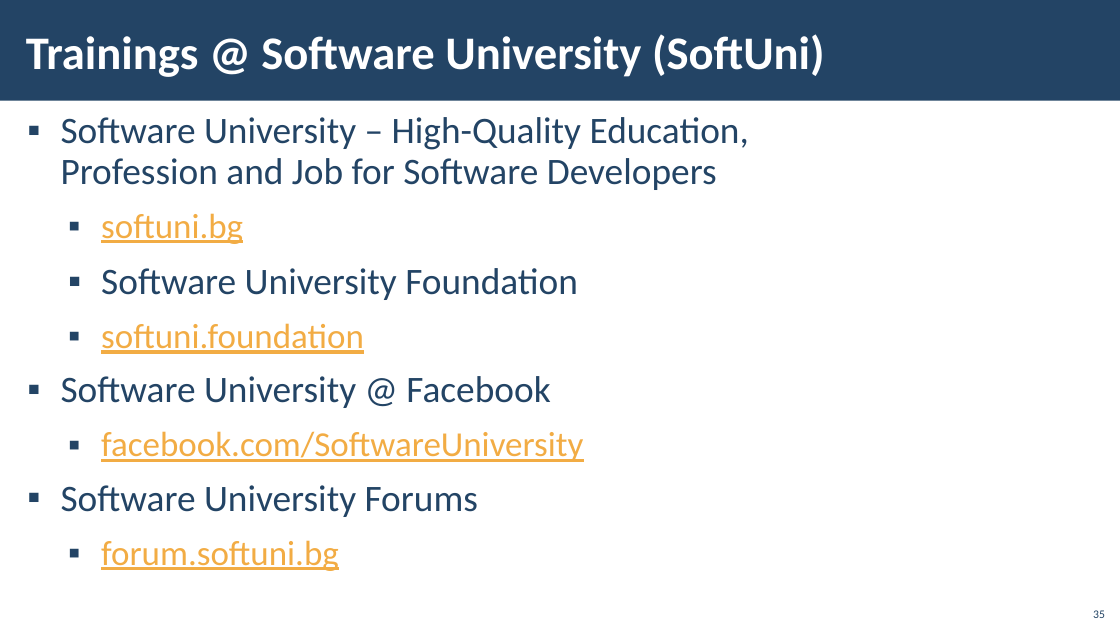
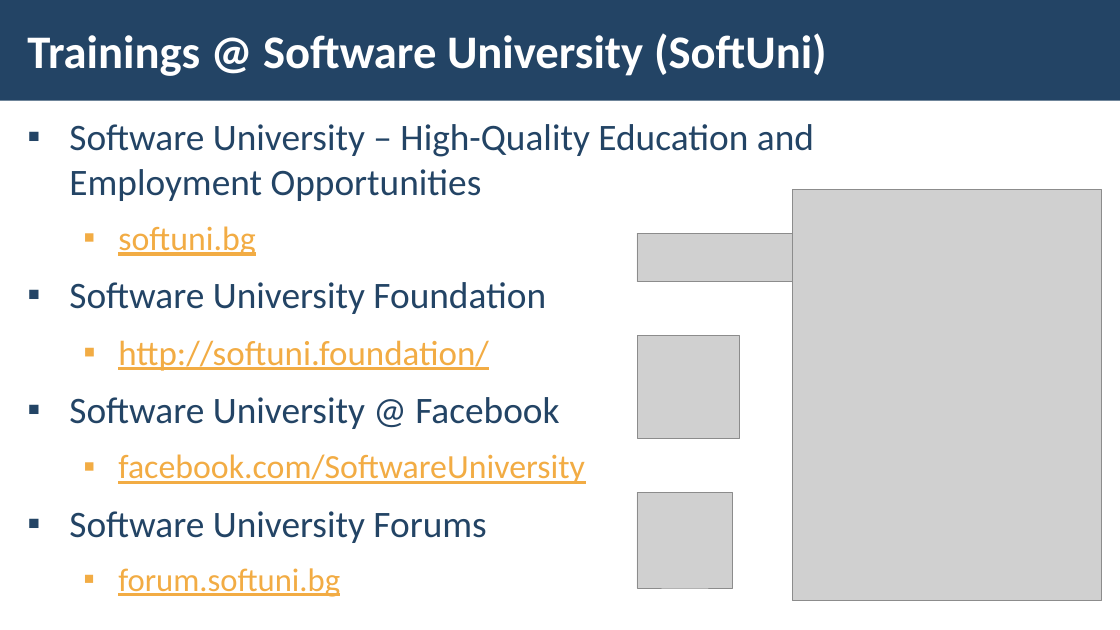
Before and after one commit to IvanVarbanov/SoftUni, a slide deck: slide 38 of JavaScript/05.JavaScript-Back-End/05.ExpressJS-and-Templating/03. ExpressJS-and-Templating.pptx (slide 35 before the commit). Drawn at 1120x630 pixels with LibreOffice and Linux fonts; fonts in the diff are those of the drawing; grey boxes stand for pictures; background and template pictures are left out. Boxes give left, top, right and bottom in pixels: in the first picture for what was removed or moved away, otherwise in the second. Text is boxed around its words. In the diff, an @@ line names an element or a change of style, - is before the commit and + after.

```diff
--- a/JavaScript/05.JavaScript-Back-End/05.ExpressJS-and-Templating/03. ExpressJS-and-Templating.pptx
+++ b/JavaScript/05.JavaScript-Back-End/05.ExpressJS-and-Templating/03. ExpressJS-and-Templating.pptx
@@ text at (69, 124, 814, 201): text changed @@
-▪ Software University – High-Quality Education, Profession and Job for Software Developers
+▪ Software University – High-Quality Education and
+  Employment Opportunities
@@ picture added at (792, 189, 1102, 601) @@
@@ text at (69, 226, 584, 597): size 30 to 29 pt in "softuni.bg", "facebook.com/SoftwareUniversity"; size 30 to 28 pt in "forum.softuni.bg"; indent changed; line spacing 0.95 to 1; list level 2 to 1 in "Software University Foundation"; line spacing 0.9 to 1 @@
@@ picture added at (637, 234, 832, 282) @@
@@ text at (118, 340, 489, 371): text changed @@
-  ▪ softuni.foundation
+  ▪ http://softuni.foundation/
@@ picture added at (637, 336, 739, 439) @@
@@ picture added at (637, 492, 733, 588) @@
@@ page number removed at (1093, 610, 1105, 618) @@
-35
```
Also in this commit, not shown: 31 other slides changed, 7 slides added, 4 slides removed, 26 other files.
